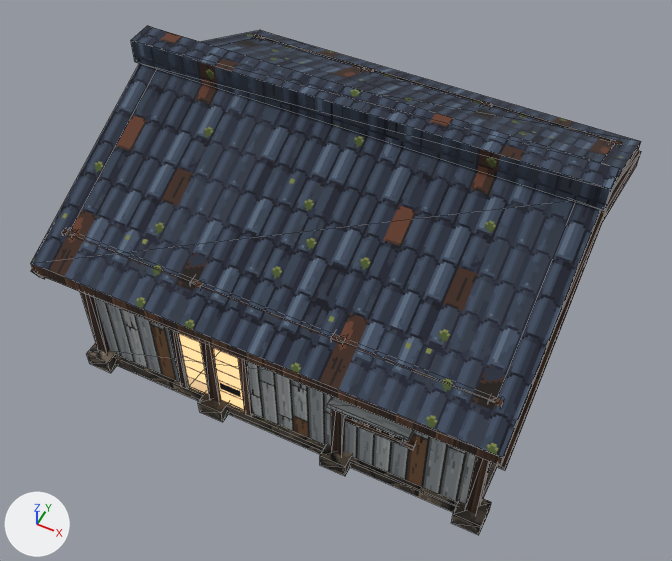
A saved change to the glTF model Oxygen/project/Assets/Models/JapaneseCity/JP_Poor_House_A.glb.
Camera for both pictures: a 50 mm lens placed at (4.08, -6.26, 11.61), pointed at (0.05, 1.79, 1.54). Lighting does not change. The marker at lower left points along +X, +Y and +Z. The first picture is the older version. Mesh edges are drawn as thin lines. Vertices at exactly the same position are counted once.

The scene before the commit, as lines of its bpy script (objects in view):
```python
me_jp_poor_house_a = bpy.data.meshes.new('JP_Poor_House_A')
me_jp_poor_house_a.from_pydata(...)  # 266 vertices, 402 faces; spans x -3.35..3.35, y -0.55..5.55, z 0.0..4.27
# faces by material slot: [60, 12, 12, 278, 12, 12, 16]
me_jp_poor_house_a.materials.append(mat_jp_stone_rough)
me_jp_poor_house_a.materials.append(mat_jp_wood_weathered_v)
me_jp_poor_house_a.materials.append(mat_jp_shoji_patched)
me_jp_poor_house_a.materials.append(mat_jp_wood_cedardark)
me_jp_poor_house_a.materials.append(mat_jp_mat_opening)
me_jp_poor_house_a.materials.append(mat_jp_wood_weathered)
me_jp_poor_house_a.materials.append(mat_jp_roof_kawaraold)
ob_jp_poor_house_a = bpy.data.objects.new('JP_Poor_House_A', me_jp_poor_house_a)
ob_jp_poor_house_a.location = (0.0, 0.0, 0.0)
```
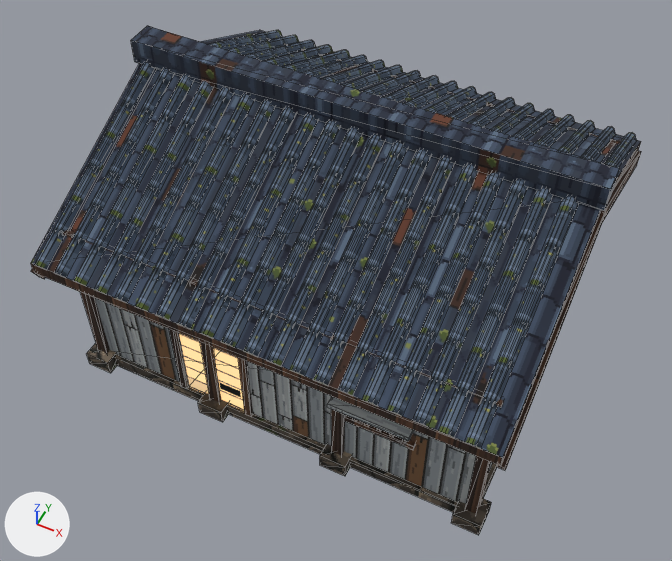
Location of each change, (x1, y1, x2, y2) in pixels of the pictures (672 x 561 px):
part 1 of me_jp_poor_house_a, added (blue)
    after: (35, 30, 637, 448)

The change, as a diff of the scene's bpy script:
```diff
--- a/Oxygen/project/Assets/Models/JapaneseCity/JP_Poor_House_A.glb.py
+++ b/Oxygen/project/Assets/Models/JapaneseCity/JP_Poor_House_A.glb.py
@@ img_jp_roof_kawaraoldroll @@
+img_jp_roof_kawaraoldroll = load_image('JP_Roof_KawaraOldRoll', '_unpacked/JP_Roof_KawaraOldRoll', 32, 32, 'sRGB')
@@ mat_jp_roof_kawaraoldroll @@
+mat_jp_roof_kawaraoldroll = bpy.data.materials.new('JP_Roof_KawaraOldRoll')
+# uses the picture img_jp_roof_kawaraoldroll
@@ me_jp_poor_house_a @@
 # used by ob_jp_poor_house_a; location = (0.0, 0.0, 0.0)
-me_jp_poor_house_a.from_pydata(...)  # 266 vertices, 402 faces; spans x -3.35..3.35, y -0.55..5.55, z 0.0..4.27
+me_jp_poor_house_a.from_pydata(...)  # 666 vertices, 842 faces; spans x -3.35..3.35, y -0.59..5.59, z 0.0..4.27
+# me_jp_poor_house_a part 1: 400 vertices added at x -3.24..3.24, y -0.59..5.59, z 2.53..4.03
 me_jp_poor_house_a.materials.append(mat_jp_stone_rough)
@@ me_jp_poor_house_a @@
 me_jp_poor_house_a.materials.append(mat_jp_roof_kawaraold)
+me_jp_poor_house_a.materials.append(mat_jp_roof_kawaraoldroll)
```
